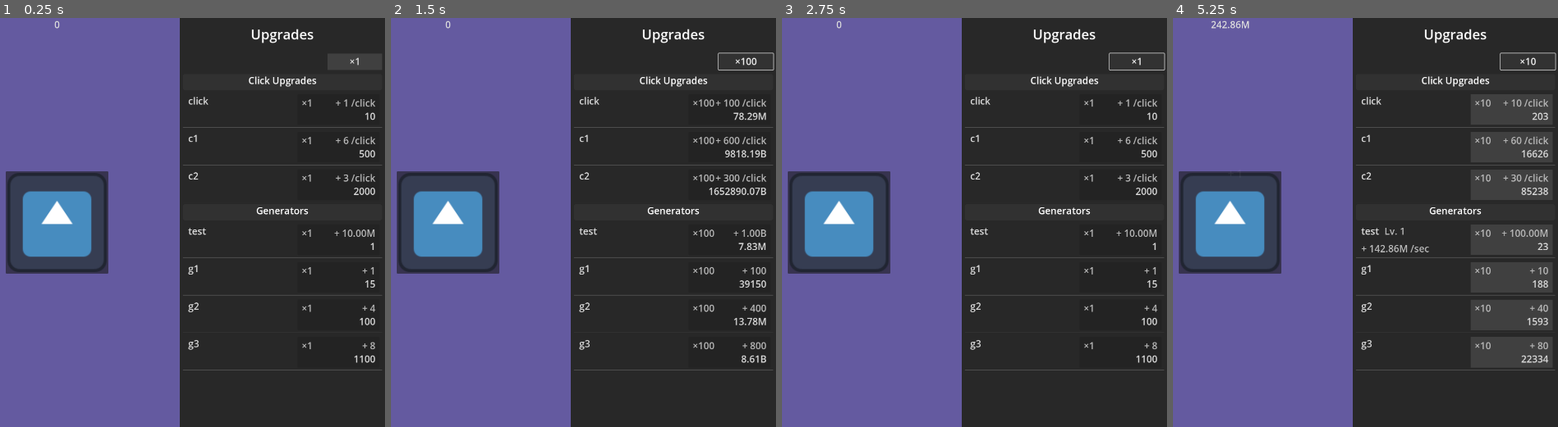
Above: before the commit, frames 1-4 (left to right).
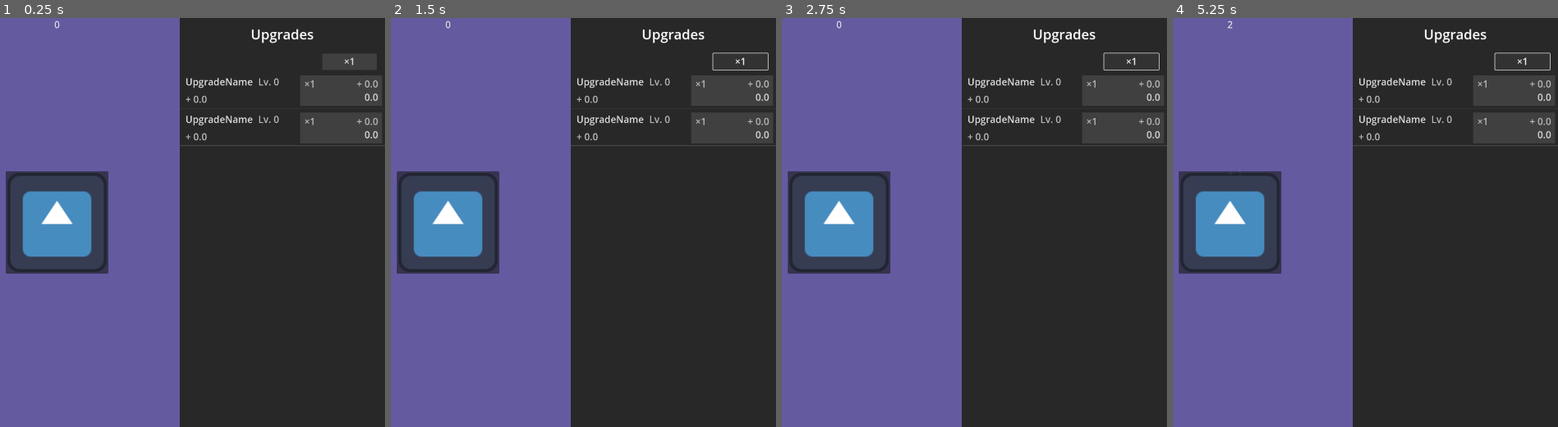
Above: after the commit, the same moments.

Repository: rwajm/godot-clicker
Game: Godot game, scene res://scenes/main.tscn
Same seed, same stepped clock (60 frames per second), same inputs: the game is played once before the commit and once after it. The engine's default icon, where the game draws it, is replaced by a stand-in: a white triangle on a blue panel in a dark square.
Inputs (mouse positions are in pixels of both pictures, inside the frame that each line leads up to):
- Up to frame 1 (0.25 s): no input
- Up to frame 2 (1.5 s): click "×1" at 0.5 s; click "×10" (after the commit: "×1") at 1.25 s
- Up to frame 3 (2.75 s): click "×100" (after the commit: "×1") at 2 s
- Up to frame 4 (5.25 s): click (1230, 222) at 2.75 s; click (1511, 238) at 3.52 s; click (1230, 222) at 4.25 s; click "×1" at 5 s

The runs differ from the first frame. In frame 1, 4.0% of the frame differs, in the area x 46-100%, y 9-87%; in frame 2, 4.5%, in the area x 46-100%, y 8-87%; in frame 3, 4.0%; in frame 4, 3.5%.
Error after the commit: Invalid access to property or key 'pressed' on a base object of type 'null instance'. (res://scripts/ui/main.gd:17)

Commit message:
업그레이드 sidemenu 씬 파일 분리
gd 파일 수정하지 않음

Diff:
--- a/scenes/main.tscn
+++ b/scenes/main.tscn
@@ -1,17 +1,9 @@
-[gd_scene load_steps=8 format=3 uid="uid://cqxtc6fkyicnd"]
+[gd_scene load_steps=5 format=3 uid="uid://cqxtc6fkyicnd"]
 
 [ext_resource type="PackedScene" uid="uid://bcdj31cplynon" path="res://scenes/clicker_button.tscn" id="1_o5qli"]
 [ext_resource type="Script" uid="uid://dqniknguuup5k" path="res://scripts/ui/main.gd" id="1_tbgi4"]
-[ext_resource type="PackedScene" uid="uid://df1oimf886234" path="res://scenes/upgrade_item.tscn" id="2_0wfyh"]
 [ext_resource type="LabelSettings" uid="uid://b64bdumv2qjo3" path="res://assets/label_settings_title.tres" id="2_sugp2"]
-[ext_resource type="StyleBox" uid="uid://dd2260bp2eese" path="res://assets/style_box_flat_button.tres" id="4_tbgi4"]
-[ext_resource type="StyleBox" uid="uid://cb6vdwcly8a7y" path="res://assets/style_box_flat_panel.tres" id="4_tefeu"]
-
-[sub_resource type="StyleBoxEmpty" id="StyleBoxEmpty_tefeu"]
-content_margin_left = 8.0
-content_margin_top = 0.0
-content_margin_right = 8.0
-content_margin_bottom = 0.0
+[ext_resource type="PackedScene" uid="uid://ggpc7opdy8l6" path="res://scenes/side_menu.tscn" id="4_jyhfs"]
 
 [node name="Main" type="Control"]
 layout_mode = 3
@@ -60,64 +52,14 @@
 
 [node name="CanvasLayer" type="CanvasLayer" parent="."]
 
-[node name="UpgradePanel" type="Panel" parent="CanvasLayer"]
-custom_minimum_size = Vector2(600, 0)
+[node name="UpgradePanel" parent="CanvasLayer" instance=ExtResource("4_jyhfs")]
 anchors_preset = 11
 anchor_left = 1.0
+anchor_top = 0.0
 anchor_right = 1.0
 anchor_bottom = 1.0
+offset_left = -600.0
+offset_top = 0.0
+offset_right = 0.0
+offset_bottom = 0.0
 grow_horizontal = 0
-grow_vertical = 2
-size_flags_vertical = 2
-theme_override_styles/panel = ExtResource("4_tefeu")
-
-[node name="UpgradeVbox" type="VBoxContainer" parent="CanvasLayer/UpgradePanel"]
-layout_mode = 2
-offset_right = 600.0
-offset_bottom = 1200.0
-grow_horizontal = 2
-grow_vertical = 2
-theme_override_constants/separation = 8
-
-[node name="UpgradeTitle" type="Label" parent="CanvasLayer/UpgradePanel/UpgradeVbox"]
-custom_minimum_size = Vector2(0, 96)
-layout_mode = 2
-size_flags_vertical = 1
-theme_override_font_sizes/font_size = 40
-text = "Upgrades"
-horizontal_alignment = 1
-vertical_alignment = 1
-
-[node name="UpgradePanelContainer" type="PanelContainer" parent="CanvasLayer/UpgradePanel/UpgradeVbox"]
-layout_mode = 2
-size_flags_vertical = 3
-theme_override_styles/panel = SubResource("StyleBoxEmpty_tefeu")
-
-[node name="VBoxContainer" type="VBoxContainer" parent="CanvasLayer/UpgradePanel/UpgradeVbox/UpgradePanelContainer"]
-layout_mode = 2
-theme_override_constants/separation = 12
-
-[node name="QuantitySelectorButton" type="Button" parent="CanvasLayer/UpgradePanel/UpgradeVbox/UpgradePanelContainer/VBoxContainer"]
-custom_minimum_size = Vector2(160, 48)
-layout_mode = 2
-size_flags_horizontal = 8
-theme_override_font_sizes/font_size = 28
-theme_override_styles/normal = ExtResource("4_tbgi4")
-text = "×1"
-
-[node name="ScrollContainer" type="ScrollContainer" parent="CanvasLayer/UpgradePanel/UpgradeVbox/UpgradePanelContainer/VBoxContainer"]
-layout_mode = 2
-size_flags_vertical = 3
-
-[node name="VBoxContainer" type="VBoxContainer" parent="CanvasLayer/UpgradePanel/UpgradeVbox/UpgradePanelContainer/VBoxContainer/ScrollContainer"]
-layout_mode = 2
-size_flags_horizontal = 3
-mouse_filter = 2
-
-[node name="AutoClickItem" parent="CanvasLayer/UpgradePanel/UpgradeVbox/UpgradePanelContainer/VBoxContainer/ScrollContainer/VBoxContainer" instance=ExtResource("2_0wfyh")]
-layout_mode = 2
-script = null
-
-[node name="ClickPowerItem" parent="CanvasLayer/UpgradePanel/UpgradeVbox/UpgradePanelContainer/VBoxContainer/ScrollContainer/VBoxContainer" instance=ExtResource("2_0wfyh")]
-layout_mode = 2
-script = null
--- /dev/null
+++ b/scenes/side_menu.tscn
@@ -0,0 +1,64 @@
+[gd_scene load_steps=4 format=3 uid="uid://ggpc7opdy8l6"]
+
+[ext_resource type="StyleBox" uid="uid://cb6vdwcly8a7y" path="res://assets/style_box_flat_panel.tres" id="1_y5hwg"]
+[ext_resource type="StyleBox" uid="uid://dd2260bp2eese" path="res://assets/style_box_flat_button.tres" id="2_ciqnh"]
+[ext_resource type="PackedScene" uid="uid://df1oimf886234" path="res://scenes/upgrade_item.tscn" id="3_xr2uc"]
+
+[node name="UpgradePanel" type="PanelContainer"]
+custom_minimum_size = Vector2(600, 0)
+anchors_preset = 8
+anchor_left = 0.5
+anchor_top = 0.5
+anchor_right = 0.5
+anchor_bottom = 0.5
+offset_left = -300.0
+offset_top = -600.0
+offset_right = 300.0
+offset_bottom = 600.0
+grow_horizontal = 2
+grow_vertical = 2
+size_flags_vertical = 3
+theme_override_styles/panel = ExtResource("1_y5hwg")
+
+[node name="UpgradeVbox" type="VBoxContainer" parent="."]
+layout_mode = 2
+theme_override_constants/separation = 8
+
+[node name="UpgradeTitle" type="Label" parent="UpgradeVbox"]
+custom_minimum_size = Vector2(0, 96)
+layout_mode = 2
+size_flags_vertical = 1
+theme_override_font_sizes/font_size = 40
+text = "Upgrades"
+horizontal_alignment = 1
+vertical_alignment = 1
+
+[node name="MarginContainer" type="MarginContainer" parent="UpgradeVbox"]
+layout_mode = 2
+theme_override_constants/margin_right = 24
+
+[node name="QuantitySelectorButton" type="Button" parent="UpgradeVbox/MarginContainer"]
+custom_minimum_size = Vector2(160, 48)
+layout_mode = 2
+size_flags_horizontal = 8
+theme_override_font_sizes/font_size = 28
+theme_override_styles/normal = ExtResource("2_ciqnh")
+text = "×1"
+
+[node name="ScrollContainer" type="ScrollContainer" parent="UpgradeVbox"]
+layout_mode = 2
+size_flags_vertical = 3
+theme_override_styles/panel = ExtResource("1_y5hwg")
+
+[node name="VBoxContainer" type="VBoxContainer" parent="UpgradeVbox/ScrollContainer"]
+layout_mode = 2
+size_flags_horizontal = 3
+mouse_filter = 2
+
+[node name="AutoClickItem" parent="UpgradeVbox/ScrollContainer/VBoxContainer" instance=ExtResource("3_xr2uc")]
+layout_mode = 2
+script = null
+
+[node name="ClickPowerItem" parent="UpgradeVbox/ScrollContainer/VBoxContainer" instance=ExtResource("3_xr2uc")]
+layout_mode = 2
+script = null
